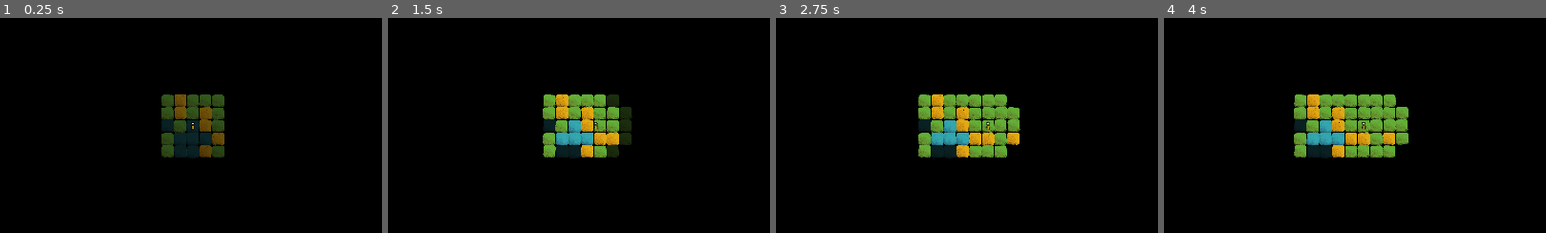
Above: before the commit, frames 1-4 (left to right).
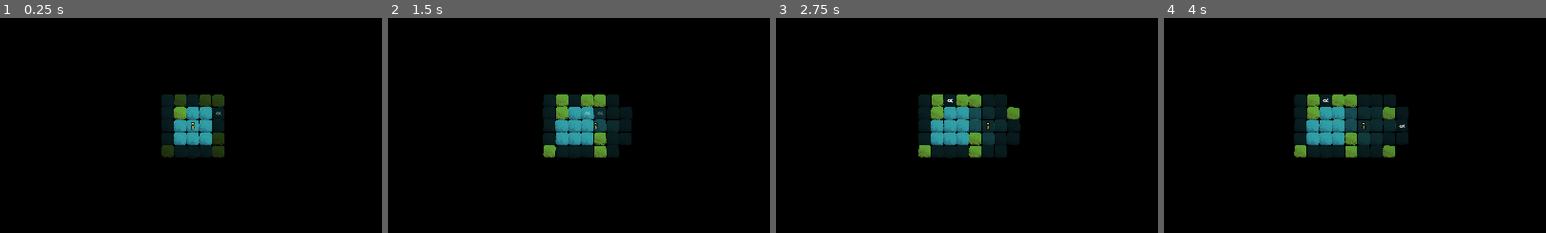
Above: after the commit, the same moments.

Repository: arrayewhy/Worlds
Game: Godot game, scene res://Scenes/Main.tscn
Same seed, same stepped clock (60 frames per second), same inputs: the game is played once before the commit and once after it.
Inputs (mouse positions are % of the whole screen's width and height, from its top left):
- Up to frame 1 (0.25 s): no input
- Up to frame 2 (1.5 s): tap Enter (Enter) at 0.5, 0.6 s; move the mouse to (72, 45) at 0.52 s; hold D (Right) 0.53-1.25 s; click (72, 45) at 0.67 s; drag from (30, 55) to (45, 70) at 1.27 s
- Up to frame 3 (2.75 s): move the mouse to (60, 28) at 2.02 s; hold D (Right) from 2.03 s (still down); hold ` (Tilde) from 2.03 s (still down)
- Up to frame 4 (4 s): release D (Right) at 2.75 s; release ` (Tilde) at 2.75 s; drag from (45, 70) to (20, 35) at 2.77 s; move the mouse to (80, 65) at 3.52 s; hold A (Left) from 3.53 s (still down); tap O at 3.6 s
The pictures show only the part of the screen within x 25-75%, y 25-75%; the shares and areas given below are measured in that part.

The runs differ from the first frame. In frame 1, 3.3% of the frame differs, in the area x 42-59%, y 35-65%; in frame 2, 3.2%; in frame 3, 4.9%; in frame 4, 5.8%, in the area x 34-64%, y 35-65%.

Commit message:
Disable [Stone Biome + Expanded Bias Code]

Diff:
--- a/worlds/Scenes/Main.tscn
+++ b/worlds/Scenes/Main.tscn
@@ -104,7 +104,7 @@
 		match colArray[i]:
 
 			Color(255, 0, 255, 255):
-				Biome_Master.SpawnBiome(currgPos - offset, Biome_Master.RandomBiomeType(), biomeHolder, \\
+				Biome_Master.SpawnBiome(currgPos - offset, Biome_Master.RandomBiomeType_Core(), biomeHolder, \\
 				Interaction_Master.Type.NULL);
 			_:
 				pass;
@@ -292,13 +292,12 @@
 
 [node name="Visual-Reference" type="Node2D" parent="."]
 process_mode = 4
-visible = false
 
 [node name="Sprite2D" type="Sprite2D" parent="Visual-Reference"]
 position = Vector2(-256, -256)
 texture = ExtResource("1_ntyhy")
 region_enabled = true
-region_rect = Rect2(0, 0, 256, 256)
+region_rect = Rect2(768, 0, 256, 256)
 
 [node name="Sprite2D2" type="Sprite2D" parent="Visual-Reference"]
 position = Vector2(0, -256)
@@ -346,6 +345,14 @@
 texture = ExtResource("1_ntyhy")
 region_enabled = true
 region_rect = Rect2(0, 0, 256, 256)
+
+[node name="PointLight2D2" type="PointLight2D" parent="."]
+scale = Vector2(256, 256)
+texture = SubResource("GradientTexture2D_o4abh")
+texture_scale = 2.0
+
+[node name="CanvasModulate" type="CanvasModulate" parent="."]
+color = Color(0, 0, 0, 1)
 
 [node name="Misc" type="Node2D" parent="."]
 process_mode = 4
@@ -357,9 +364,6 @@
 scale = Vector2(4096, 4096)
 texture = SubResource("GradientTexture2D_o4abh")
 script = SubResource("GDScript_8l2ys")
-
-[node name="CanvasModulate" type="CanvasModulate" parent="Misc/Sun"]
-color = Color(0, 0, 0, 1)
 
 [node name="Hover" type="Node2D" parent="Misc"]
 script = SubResource("GDScript_acxdq")
--- a/worlds/Scripts/Autoloads/Biome-Master.gd
+++ b/worlds/Scripts/Autoloads/Biome-Master.gd
@@ -1,13 +1,18 @@
 class_name Biome_Master extends Node;
 
-enum Type {NULL, Earth, Grass, Water};
+enum Type {NULL, Grass, Water, Earth};
+#enum Type {NULL, Earth, Grass, Water, Stone};
 
 const biomePrefab:PackedScene = preload("res://Prefabs/Biome.tscn");
 
-static func RandomBiomeType() -> int:
-	# Return an Int instead of a Type since this is faster.
+static func RandomBiomeType_Core() -> int:
+
+	# 1. Return an Int instead of a Type since this is faster.
 	# If this doesn't suffice, do a Match and return the appropriate Type as a String.
-	return randi_range(1, Type.keys().size() - 1);
+
+	# 2. We treat Grass, and Water as core biomes.
+
+	return randi_range(1, 2);
 
 static func RandomBiomeType_Land() -> int:
 	# Return an Int instead of a Type since this is faster.
--- a/worlds/Scripts/Autoloads/World.gd
+++ b/worlds/Scripts/Autoloads/World.gd
@@ -7,6 +7,8 @@
 var _playerGridPos:Vector2i;
 # Variables: Biomes
 var _discoveredBiomes = {}; # Grid Position : [Biome Object, Biome Type]
+var _currBiases:Dictionary;
+const _maxInfluence:int = 10;
 # Variables: Interaction
 var _interChances:Dictionary; # Interaction_Master.Type : int
 # Signals
@@ -17,6 +19,7 @@
 
 func _ready() -> void:
 	Interaction_Master.Initialise_Chances(_interChances);
+	#_currBiases = Init_Biases();
 
 func Roll_Dice() -> void:
 	RollDice.emit();
@@ -58,6 +61,54 @@
 func DiscoveredBiomes() -> Dictionary:
 	return _discoveredBiomes;
 
+# Functions: Biome Bias ----------------------------------------------------------------------------------------------------
+
+#func UpdateBiases_AccordingTo_DistFromCenter(moveDir:Vector2i) -> void:
+	#match moveDir.y:
+		#-1:
+			#if _playerGridPos.y <= -10:
+				#
+				#if _currBiases["Grass"] > 0:
+					#_currBiases["Grass"] -= 2;
+					#
+				#_currBiases["Stone"] += 2;
+				#
+			#if _currBiases["Water"] > 0:
+					#_currBiases["Water"] -= 4;
+					#
+		#1:
+			#if _playerGridPos.y > -10:
+				#
+				#if _currBiases["Grass"] < _maxInfluence:
+					#_currBiases["Grass"] += 2;
+					#
+				#_currBiases["Water"] += 4;
+			#
+			#if _currBiases["Stone"] > 0:
+				#_currBiases["Stone"] -= 2;
+			#
+#
+#func WorldBiases() -> Array[Biome_Master.Type]:
+	#
+	#var biases:Array[Biome_Master.Type];
+	#
+	#for c in _currBiases:
+		#for i in _currBiases.get(c):
+			#biases.append(Biome_Master.Type[c]);
+#
+	#return biases;
+#
+#func Init_Biases() -> Dictionary:
+	#
+	#var biases:Dictionary = {};
+	#
+	#for type in Biome_Master.Type.keys():
+		#if type == "NULL":
+			#continue;
+		#biases[type] = 0;
+		#
+	#return biases;
+
 # Functions: Player ----------------------------------------------------------------------------------------------------
 
 func PlayerGridPos() -> Vector2i:
--- a/worlds/Scripts/Biomes/Biome-Spawner.gd
+++ b/worlds/Scripts/Biomes/Biome-Spawner.gd
@@ -6,7 +6,7 @@
 
 
 func _ready() -> void:
-	World.SpawnBiomesAround.connect(On_SpawnBiomesAround)
+	World.SpawnBiomesAround.connect(On_SpawnBiomesAround);
 
 # [ 1 / 3 ] Functions: Signal Handling ----------------------------------------------------------------------------------------------------
 
@@ -19,7 +19,7 @@
 # [ 2 / 3 ] Functions: Biome Spawning ----------------------------------------------------------------------------------------------------
 
 func SpawnRandomBiome(gPos:Vector2i, interType:Interaction_Master.Type = Interaction_Master.Type.NULL) -> void:
-	Biome_Master.SpawnBiome(gPos, Biome_Master.RandomBiomeType(), biomeHolder, interType);
+	Biome_Master.SpawnBiome(gPos, Biome_Master.RandomBiomeType_Core(), biomeHolder, interType);
 
 func SpawnRandomAround(gPos:Vector2i, spawnRange:int) -> void:
 	var surroundingEmpties = GridPos_Utils.Empties_Around(gPos, spawnRange, false);
@@ -43,7 +43,9 @@
 		influences.append(b[1]);
 
 	# Add random biome to ensure there is always a chance to spawn a different biome region.
-	influences.append(Biome_Master.RandomBiomeType());
+	influences.append(Biome_Master.RandomBiomeType_Core());
+	#influences.append_array(World.WorldBiases());
+	print(influences);
 
 	for point in spawnPoints:
 
@@ -53,14 +55,15 @@
 
 				# Add One-Off bias for Neighbouring Biome
 				var neighbourBias:Array[Biome_Master.Type] = influences;
-				neighbourBias.append_array(Get_NeighbourBias(i[1]));
+				neighbourBias.append_array(NeighbourBias(i[1]));
 
 				Biome_Master.SpawnBiome(point, neighbourBias.pick_random(), biomeHolder, Interaction_Master.Type.NULL);
 				break;
 
-# [ 3 / 3 ] Functions: Bias ----------------------------------------------------------------------------------------------------
+func On_UpdateBiases(moveDir:Vector2i) -> void:
+	pass;
 
-func Get_NeighbourBias(neighbourBiome:Biome_Master.Type) -> Array[Biome_Master.Type]:
+func NeighbourBias(neighbourBiome:Biome_Master.Type) -> Array[Biome_Master.Type]:
 
 	var bias:Array[Biome_Master.Type] = [];
 
--- a/worlds/Scripts/Biomes/Biome.gd
+++ b/worlds/Scripts/Biomes/Biome.gd
@@ -35,6 +35,7 @@
 			MultiFader.FadeTo_Alpha(biomeSprite, .2, 0, 1);
 		#Biome_Master.Type.Stone:
 			#Prep_Stone();
+			#MultiFader.FadeTo_Opaque(biomeSprite, 2, true);
 		_:
 			InGameDebugger.Warn("Failed to Initialise Biome: No type specified.");
 
@@ -44,7 +45,6 @@
 	if GridPos_Utils.Empties_Around(gridPos, 1, true).size() == 0:
 
 		if type == Biome_Master.Type.Water:
-			print(true)
 			MultiFader.FadeTo_Alpha(biomeSprite, 1, biomeSprite.modulate.a, 1);
 
 		return;
--- a/worlds/Scripts/Player.gd
+++ b/worlds/Scripts/Player.gd
@@ -42,6 +42,8 @@
 	if inputDir == Vector2i(0,0):
 		return;
 
+	#World.UpdateBiases_AccordingTo_DistFromCenter(inputDir);
+
 	# Time Skip from spending more time moving through forests
 
 	#if timeSkips > 0:
@@ -75,20 +77,6 @@
 
 	Do_PlayerMove_BiomeSpawn_InterractionSpawn(inputDir);
 
-func Do_PlayerMove_BiomeSpawn_InterractionSpawn(inputDir:Vector2i) -> void:
-
-	# Blocked by Water
-	#if Biome_Master.Get_BiomeType(nextGPos) == Biome_Master.Type.Water:
-		#var surroundingBiomes:Array = Biome_Master.Surrounding_Biomes(nextGPos, 1);
-		#if !surroundingBiomes.has(Biome_Master.Type.Earth) and !surroundingBiomes.has(Biome_Master.Type.Grass):
-			#return;
-
-	MovePlayer_And_SpawnBiomes(inputDir);
-
-	World.Roll_Dice();
-
-	return;
-
 func Get_DirectionInput(event:InputEvent) -> Vector2i:
 	if event.is_action("Up"):
 		return Vector2i.UP;
@@ -100,7 +88,13 @@
 		return Vector2i.RIGHT;
 	return Vector2i.ZERO;
 
-func MovePlayer_And_SpawnBiomes(inputDir:Vector2i, moveCam:bool = true) -> void:
+func Do_PlayerMove_BiomeSpawn_InterractionSpawn(inputDir:Vector2i, moveCam:bool = true) -> void:
+
+	# Blocked by Water
+	#if Biome_Master.Get_BiomeType(nextGPos) == Biome_Master.Type.Water:
+		#var surroundingBiomes:Array = Biome_Master.Surrounding_Biomes(nextGPos, 1);
+		#if !surroundingBiomes.has(Biome_Master.Type.Earth) and !surroundingBiomes.has(Biome_Master.Type.Grass):
+			#return;
 
 	moving = true;
 
@@ -127,6 +121,8 @@
 	# Movement Interval
 	await get_tree().create_timer(movementInterval).timeout;
 	moving = false;
+
+	World.Roll_Dice();
 
 # Functions: Debug ----------------------------------------------------------------------------------------------------
 
Not shown, changed: worlds/Misc/Notes.txt
